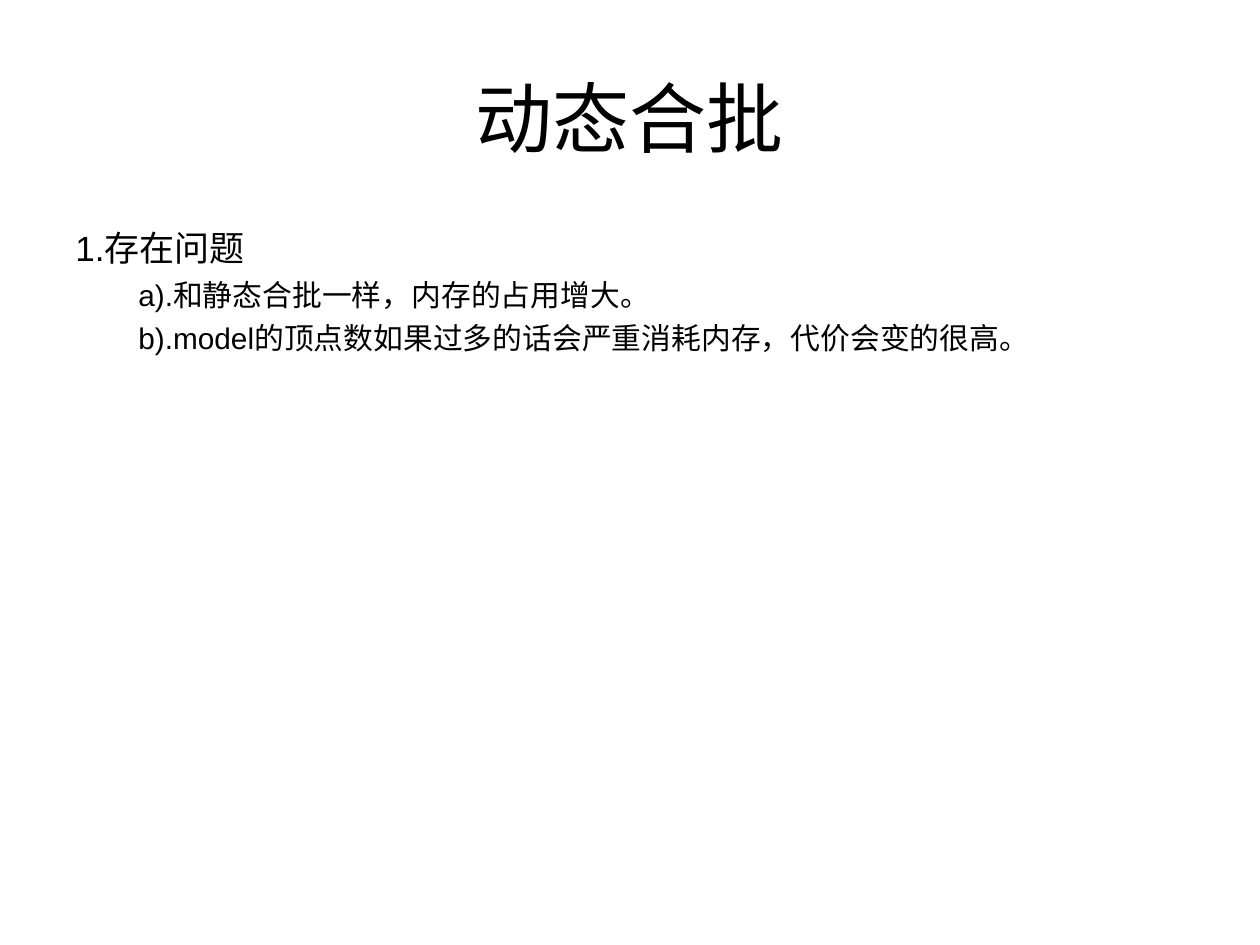
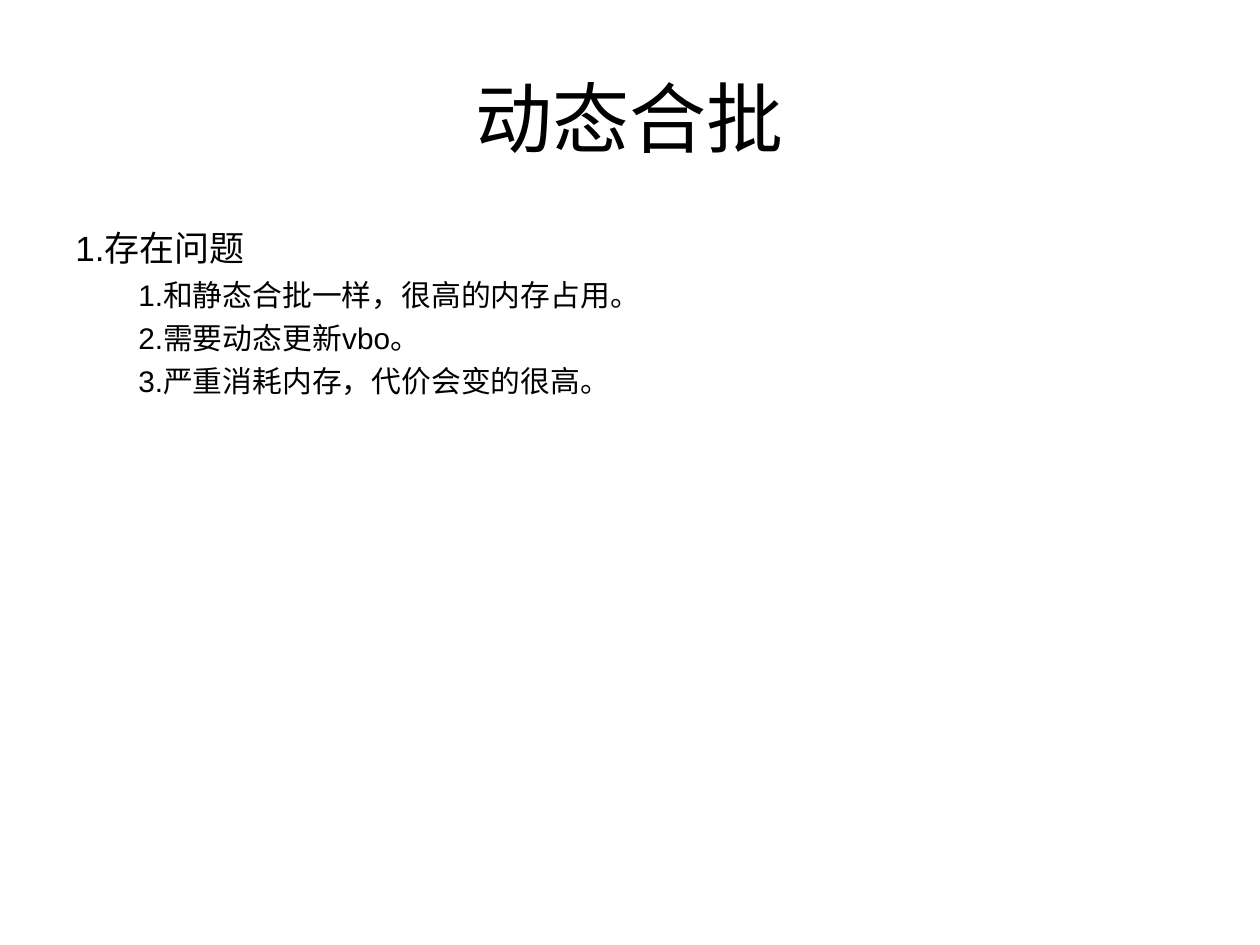
Before and after one commit to lhswei/learnopengl, a slide deck: slide 9 of sample/instancing/3D渲染instancing.ppt. Drawn at 1260x945 pixels with LibreOffice and Linux fonts; fonts in the diff are those of the drawing. Boxes give left, top, right and bottom in pixels: in the first picture for what was removed or moved away, otherwise in the second. Text is boxed around its words. In the diff, an @@ line names an element or a change of style, - is before the commit and + after.

```diff
--- a/sample/instancing/3D渲染instancing.ppt
+++ b/sample/instancing/3D渲染instancing.ppt
@@ text at [138, 282, 640, 395]: text changed @@
-  a).和静态合批一样，内存的占用增大。
-  b).model的顶点数如果过多的话会严重消耗内存，代价会变的很高。
+  1.和静态合批一样，很高的内存占用。
+  2.需要动态更新vbo。
+  3.严重消耗内存，代价会变的很高。
```
Also in this commit, not shown: 3 other slides changed.
